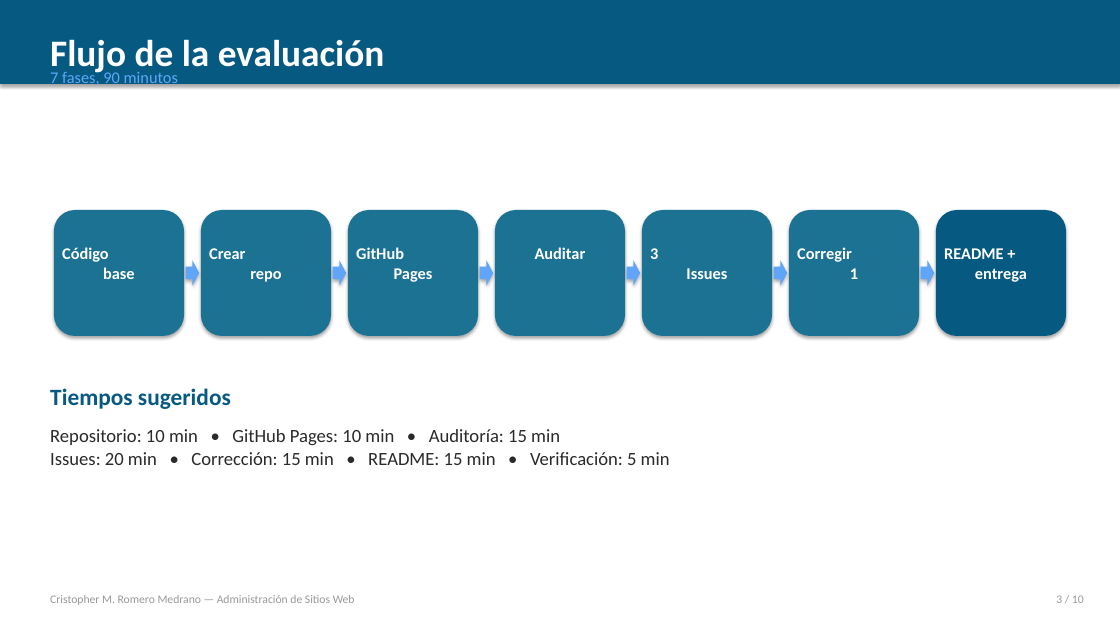
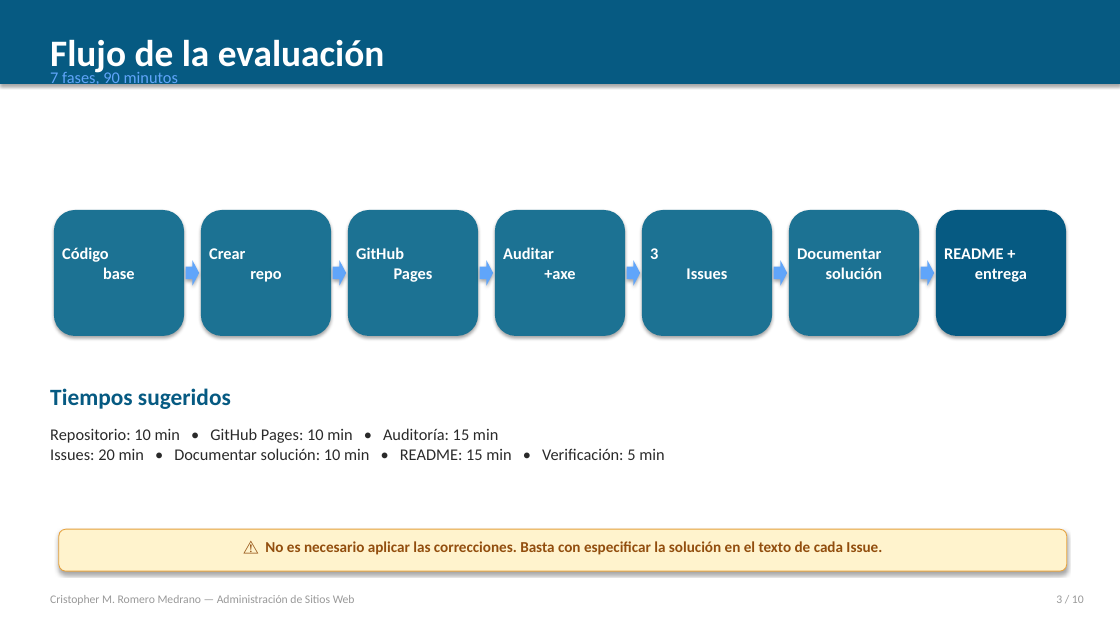
Before and after one commit to KrizRoMe/evaluacion-administracion-web, a slide deck: slide 3 of EVALUACION_PRACTICA_01.pptx. Drawn at 1120x630 pixels with LibreOffice and Linux fonts; fonts in the diff are those of the drawing. Boxes give left, top, right and bottom in pixels: in the first picture for what was removed or moved away, otherwise in the second. Text is boxed around its words. In the diff, an @@ line names an element or a change of style, - is before the commit and + after.

Commit message:
feat: agregar axe DevTools + templates de Issues + eliminar corrección obligatoria
- PPT actualizado: agrega axe DevTools como herramienta de auditoría
- PPT actualizado: aclara que NO se requiere aplicar correcciones en código
- Nueva carpeta .github/ISSUE_TEMPLATE/ con 4 templates (rendimiento, mantenimiento, accesibilidad, general)
- Instrucciones y checklist actualizados
- README plantilla actualizado
- Rúbrica PPTX regenerada

```diff
--- a/EVALUACION_PRACTICA_01.pptx
+++ b/EVALUACION_PRACTICA_01.pptx
@@ text at (503, 247, 575, 279): text changed @@
-Auditar
+Auditar
++axe
@@ text at (797, 248, 882, 279): text changed @@
-Corregir
-1
+Documentar
+solución
@@ text at (50, 448, 664, 460): text changed; size 16 to 14 pt @@
-Issues: 20 min • Corrección: 15 min • README: 15 min • Verificación: 5 min
+Issues: 20 min • Documentar solución: 10 min • README: 15 min • Verificación: 5 min
@@ text at (50, 428, 498, 443): size 16 to 14 pt in "Repositorio: 10 min • GitHub Pages: 10 ..." @@
@@ rounded rectangle added at (59, 529, 1067, 571), fill #FFF3CD, outline #E6A23E 0.75 pt @@
@@ text added at (265, 541, 882, 555), 13 pt, text #924E0E, bold @@
+⚠️ No es necesario aplicar las correcciones. Basta con especificar la solución en el texto de cada Issue.
```
Also in this commit, not shown: 5 other slides changed, 1 slide added, 1 slide removed, 8 other files.
